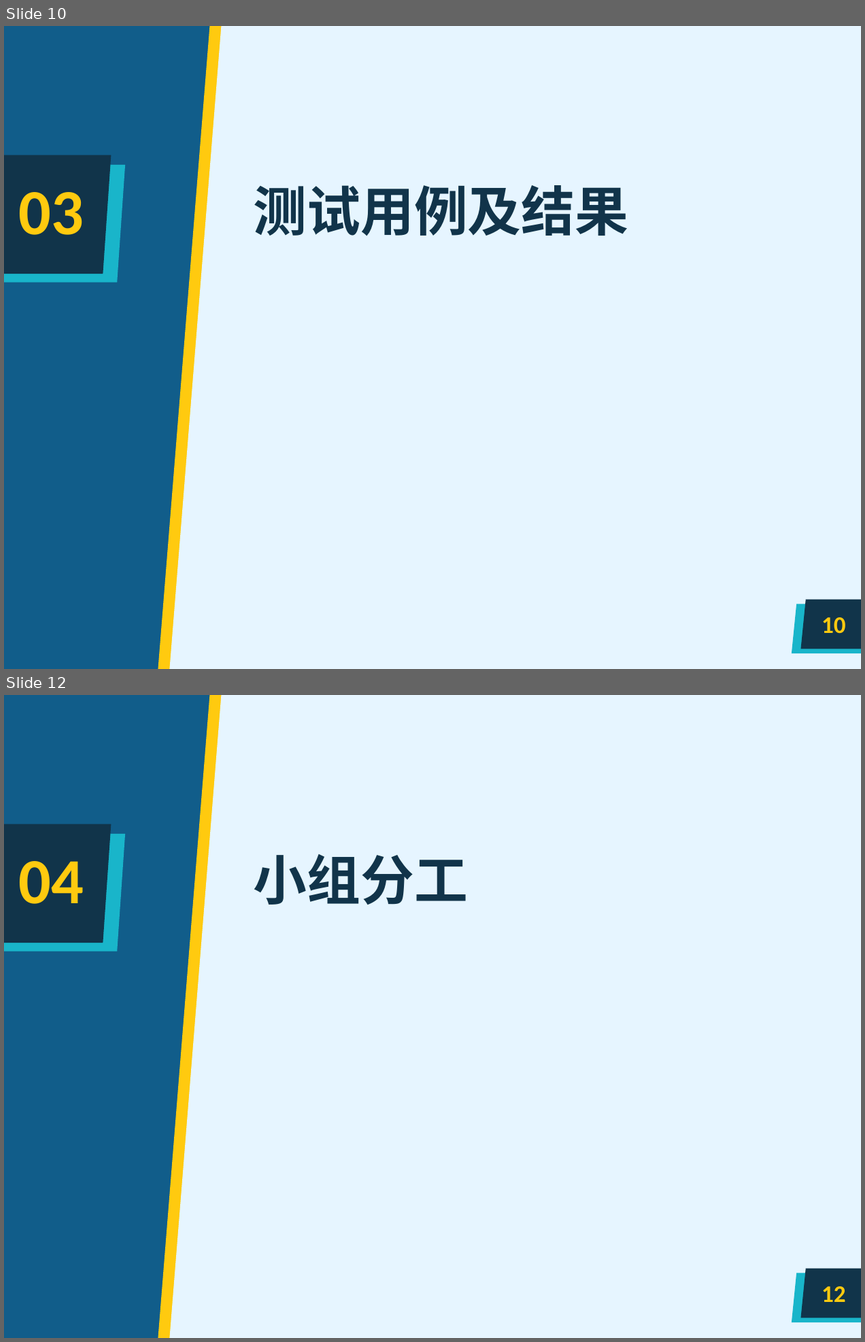
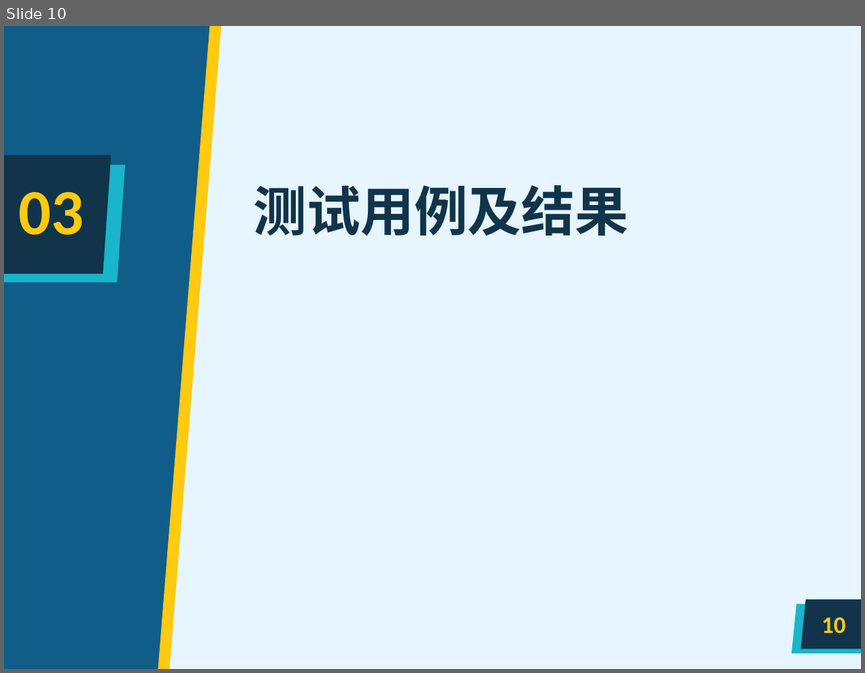
Before and after one commit to whb04/compiler-lab-2023, a slide deck: 编译原理第七小组实验汇报.pptx. Shown one above the other, each under a label of ours: slides 10 and 12 before the commit, slide 10 after it; the slides between them are not shown. The pictures are 865x1342 and 865x673 pixels, drawn with LibreOffice and Linux fonts; fonts in the diff are those of the drawing; background and template pictures are left out. Boxes give left, top, right and bottom in pixels: in the first picture for what was removed or moved away, otherwise in the second. Text is boxed around its words. In the diff, an @@ line names an element or a change of style, - is before the commit and + after.

```diff
--- a/编译原理第七小组实验汇报.pptx
+++ b/编译原理第七小组实验汇报.pptx
@@ slide 12 removed at (4, 695, 861, 1338), background picture (left out); not listed: 6 template elements that a slide beside it also shows @@
@@ title removed at (254, 854, 468, 904) @@
-小组分工
@@ text removed at (18, 861, 84, 904) @@
-04
@@ page number removed at (821, 1286, 845, 1302) @@
-12
```
Also in this commit, not shown: 1 slide changed, 1 other slide removed.
